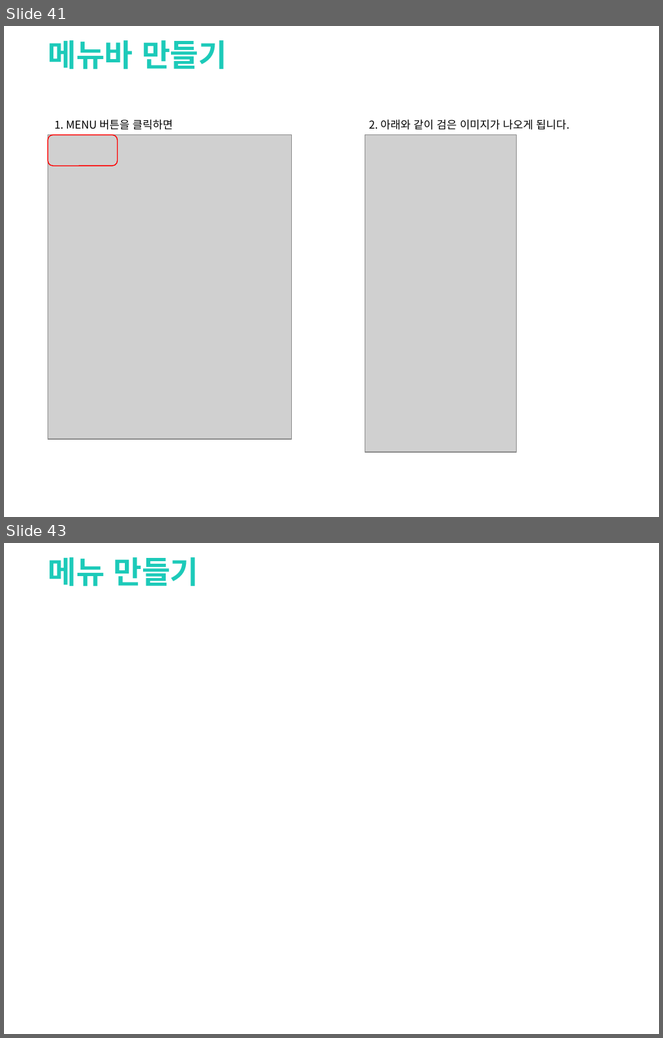
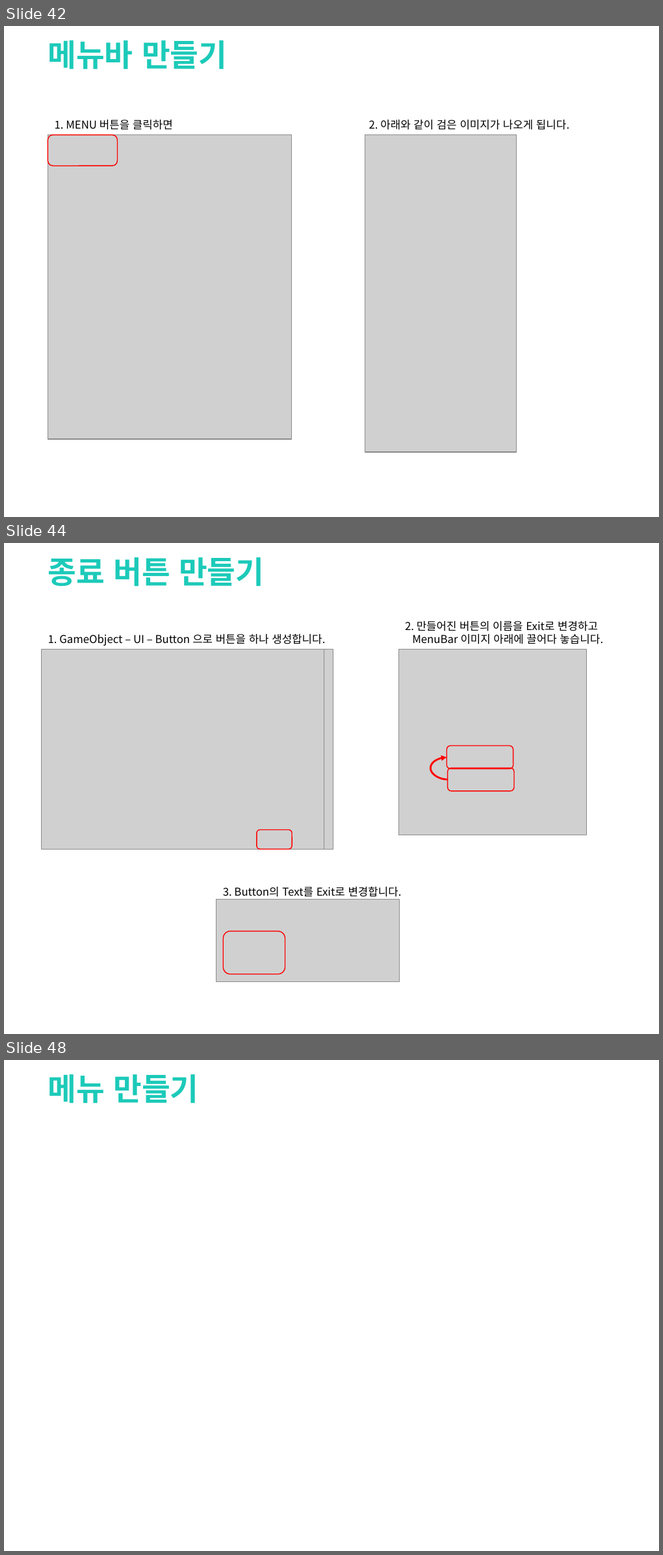
Before and after one commit to clianor/Unity-Final-Project, a slide deck: 기말과제.pptx. Shown one above the other, each under a label of ours: slides 41 and 43 before the commit, slides 42, 44 and 48 after it; the slides between them are not shown. The pictures are 663x1038 and 663x1555 pixels, drawn with LibreOffice and Linux fonts; fonts in the diff are those of the drawing; grey boxes stand for pictures; background and template pictures are left out. Boxes give left, top, right and bottom in pixels: in the first picture for what was removed or moved away, otherwise in the second. Text is boxed around its words. In the diff, an @@ line names an element or a change of style, - is before the commit and + after.

Commit message:
Exit 버튼추가

```diff
--- a/기말과제.pptx
+++ b/기말과제.pptx
@@ slide 44 added at [4,543,659,1034], background picture (left out) @@
@@ text added at [48,557,264,587], 34 pt, text #1CCAB9, bold @@
+종료 버튼 만들기
@@ text added at [48,634,325,646], 12 pt, text #000000 @@
+1. GameObject – UI – Button 으로 버튼을 하나 생성합니다.
@@ text added at [405,621,603,644], 12 pt, text #000000 @@
+2. 만들어진 버튼의 이름을 Exit로 변경하고
+MenuBar 이미지 아래에 끌어다 놓습니다.
@@ picture added at [41,649,324,849] @@
@@ picture added at [51,649,333,849] @@
@@ picture added at [399,649,586,835] @@
@@ rounded rectangle added at [447,746,514,769], outline #FF0000 1 pt @@
@@ curved arrow added from (447, 780) to (447, 757), #FF0000 2 pt @@
@@ rounded rectangle added at [447,769,514,791], outline #FF0000 1 pt @@
@@ rounded rectangle added at [257,830,293,850], outline #FF0000 1 pt @@
@@ text added at [223,887,402,897], 12 pt, text #000000 @@
+3. Button의 Text를 Exit로 변경합니다.
@@ picture added at [217,899,400,982] @@
@@ rounded rectangle added at [224,932,285,975], outline #FF0000 1 pt @@
@@ what was slide 41 is now slide 42 @@
@@ what was slide 43 is now slide 48 @@
```
Also in this commit, not shown: 4 slides changed, 4 other slides added, 32 other files.
